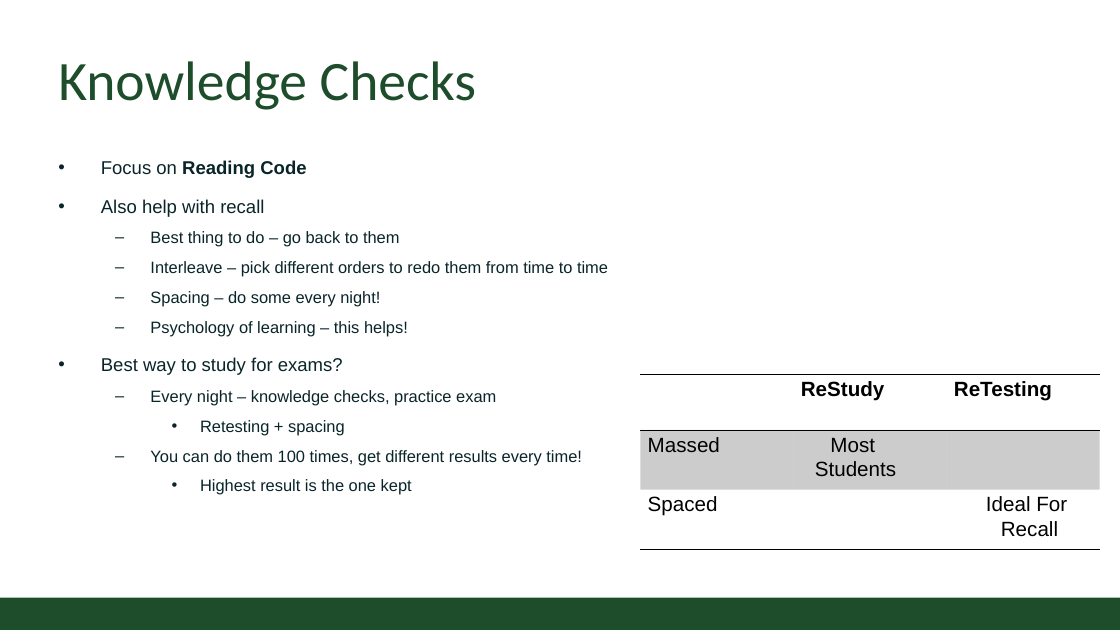
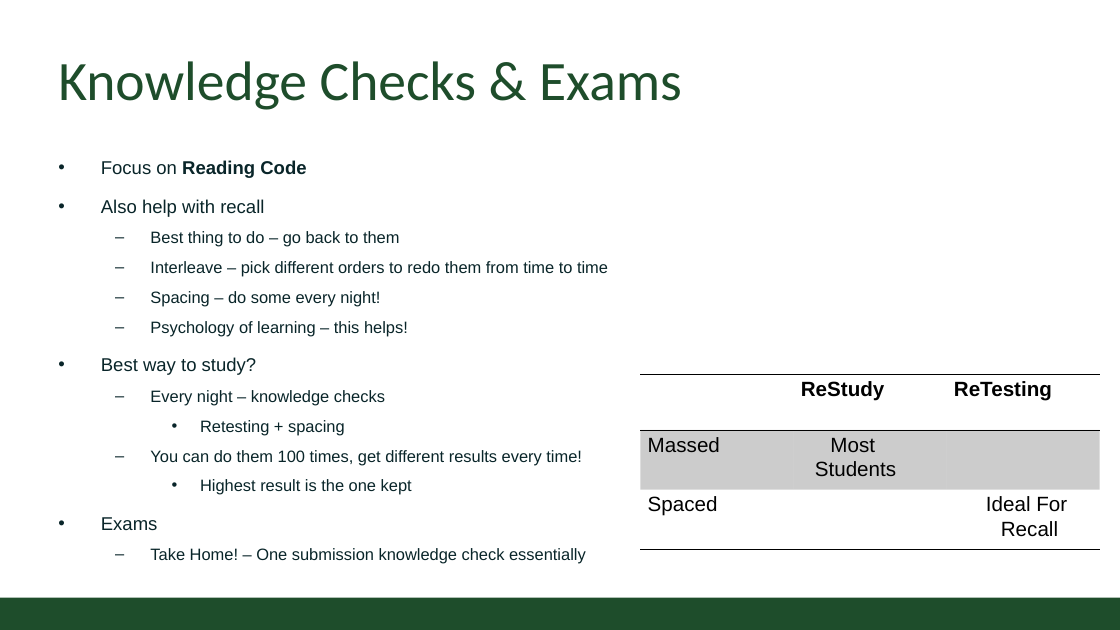
Before and after one commit to CSU-CS150/handouts, a slide deck: slide 6 of helpsessions/week1/format.pptx. Drawn at 1120x630 pixels with LibreOffice and Linux fonts; fonts in the diff are those of the drawing; background and template pictures are left out. Boxes give left, top, right and bottom in pixels: in the first picture for what was removed or moved away, otherwise in the second. Text is boxed around its words. In the diff, an @@ line names an element or a change of style, - is before the commit and + after.

```diff
--- a/helpsessions/week1/format.pptx
+++ b/helpsessions/week1/format.pptx
@@ title at [58,61,682,110]: text changed @@
-Knowledge Checks
+Knowledge Checks & Exams
@@ text at [101,357,257,375]: text changed @@
-• Best way to study for exams?
-  – Every night – knowledge checks, practice exam
+• Best way to study?
+  – Every night – knowledge checks
@@ text at [101,517,586,564]: paragraphs added @@
+• Exams
+  – Take Home! – One submission knowledge check essentially
```
Also in this commit, not shown: 6 other slides changed, 2 slides removed.
